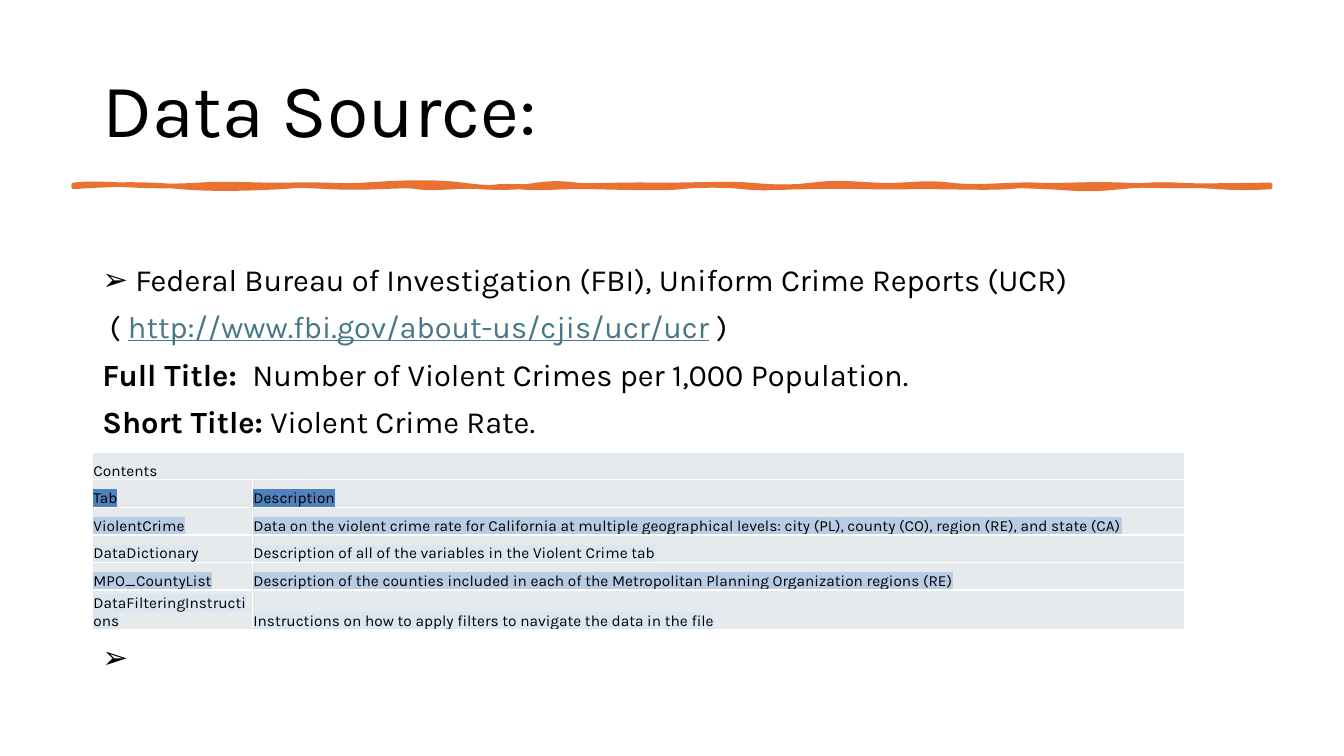
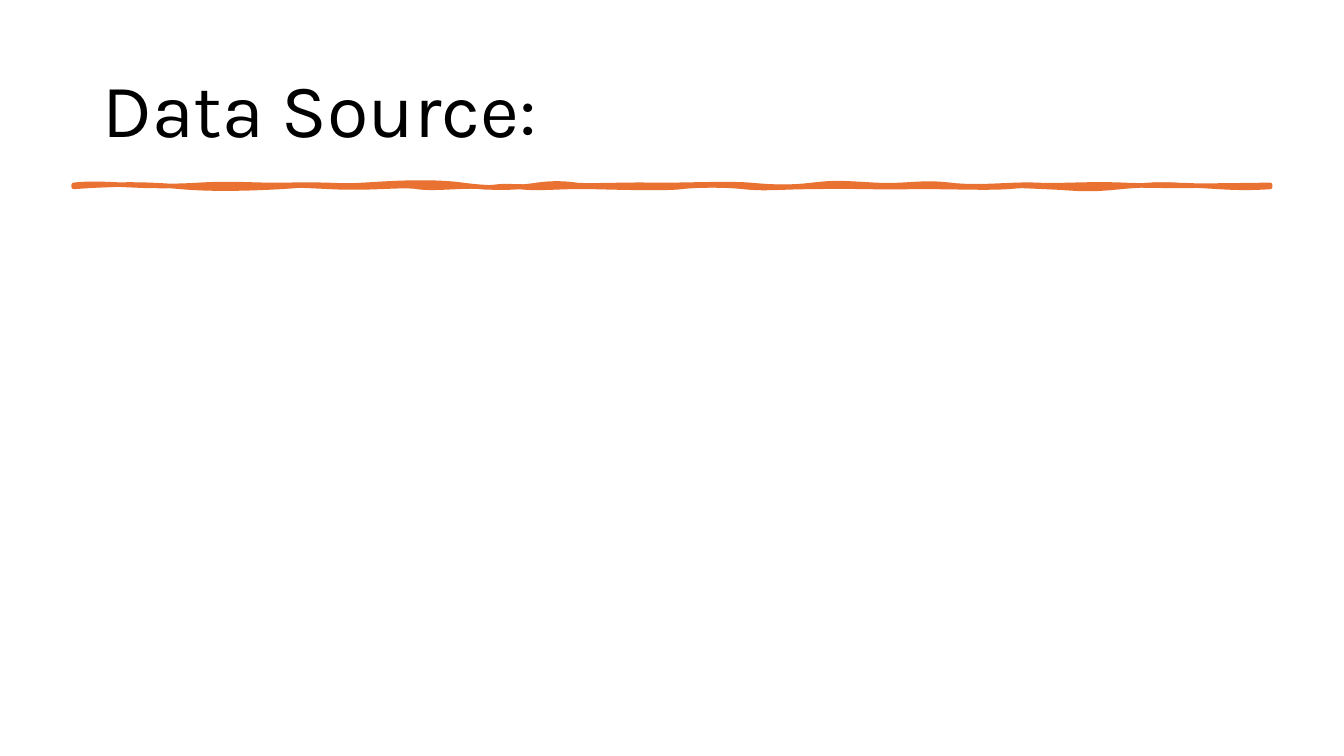
Before and after one commit to EdGonz44/Crime-Chronicles-Inflation-in-the-Golden-State, a slide deck: slide 4 of Communal Resources/Crime_Chronicles_ppt.pptx. Drawn at 1344x756 pixels with LibreOffice and Linux fonts; fonts in the diff are those of the drawing. Boxes give left, top, right and bottom in pixels: in the first picture for what was removed or moved away, otherwise in the second. Text is boxed around its words. In the diff, an @@ line names an element or a change of style, - is before the commit and + after.

Commit message:
updated PPT

```diff
--- a/Communal Resources/Crime_Chronicles_ppt.pptx
+++ b/Communal Resources/Crime_Chronicles_ppt.pptx
@@ text removed at box(102, 268, 1067, 434) @@
-➢ Federal Bureau of Investigation (FBI), Uniform Crime Reports (UCR)
-( http://www.fbi.gov/about-us/cjis/ucr/ucr )
-Full Title: Number of Violent Crimes per 1,000 Population.
-Short Title: Violent Crime Rate.
@@ table removed at box(93, 453, 1186, 633), 6 rows, 2 columns @@
-Contents | 
-Tab | Description
-ViolentCrime | Data on the violent crime rate for California at multiple geographical levels: city (PL), county (CO), region (RE), and state (CA)
-DataDictionary | Description of all of the variables in the Violent Crime tab
-MPO_CountyList | Description of the counties included in each of the Metropolitan Planning Organization regions (RE)
-DataFilteringInstructions | Instructions on how to apply filters to navigate the data in the file
```
Also in this commit, not shown: 2 other slides changed, 3 slides added.
